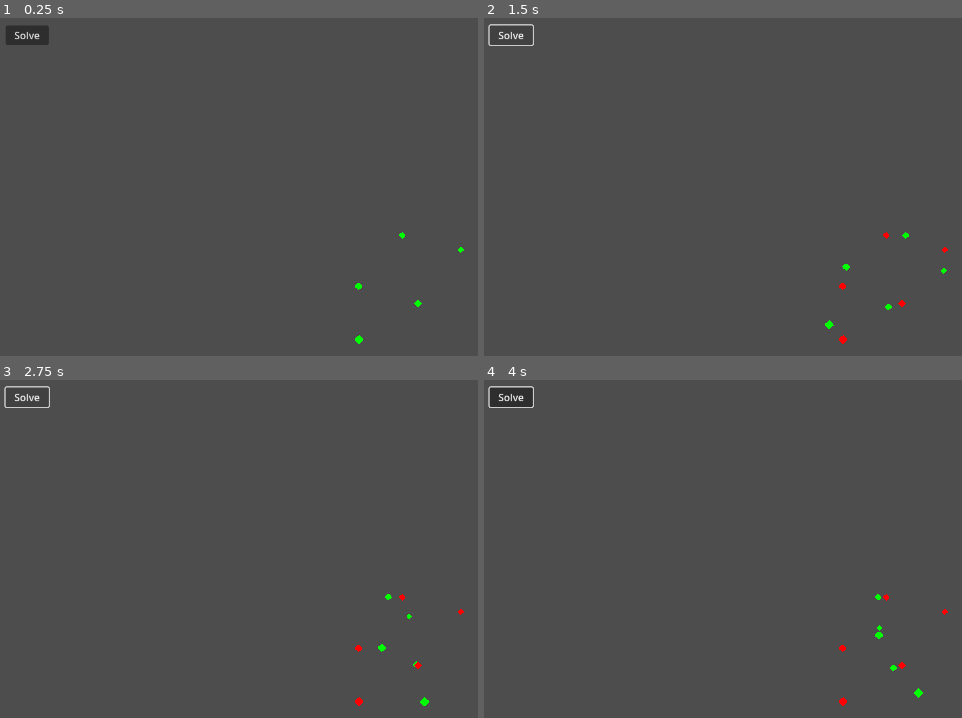
Above: before the commit, frames 1-4 (two rows, left to right).
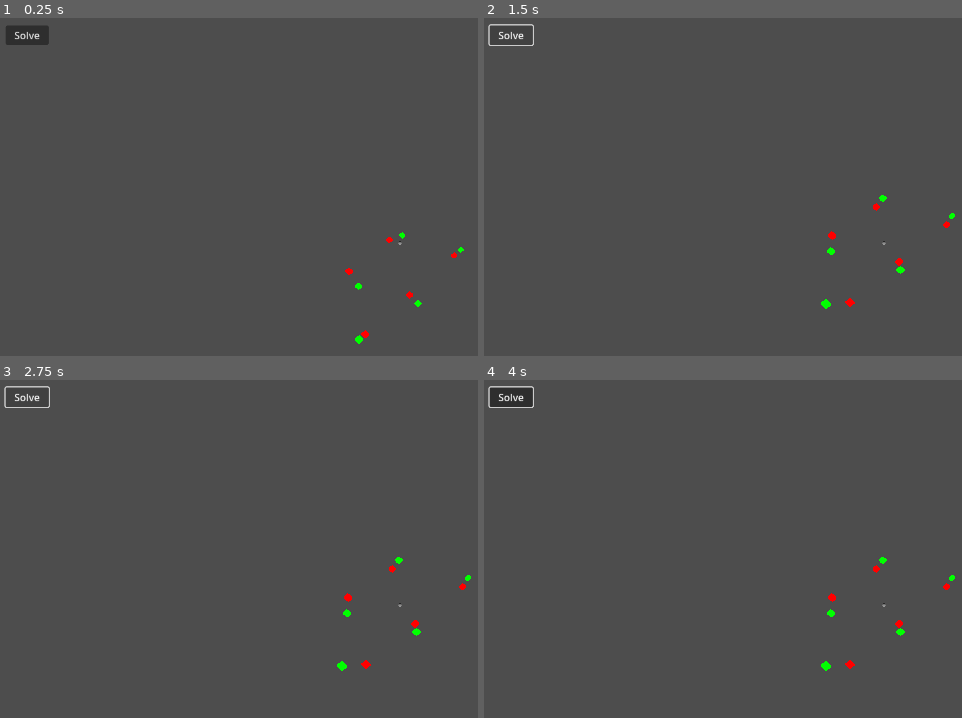
Above: after the commit, the same moments.

Repository: b6462/ComputerAnimationPlayground
Game: Godot game, scene res://Kabsch/Kabsch.tscn
Two runs of this game, one before a commit and one after it. Both use one fixed random seed, a clock stepped at 60 frames per second and the inputs below.
Inputs (mouse positions are in pixels of both pictures, inside the frame that each line leads up to):
- Up to frame 1 (0.25 s): no input
- Up to frame 2 (1.5 s): click "Solve" at 0.5 s; click "Solve" at 1.25 s
- Up to frame 3 (2.75 s): click "Solve" at 2 s
- Up to frame 4 (4 s): tap Enter at 2.75 s; move the mouse to (outside the picture) at 2.77 s; click (outside the picture) at 2.92 s; tap Space at 3.5 s; drag from (723, 626) to (842, 694) at 3.52 s

The runs differ from the first frame. In frame 1, 0.1% of the frame differs, in the area x 72-96%, y 64-95%; in frame 2, 0.5%; in frame 3, 0.5%; in frame 4, 0.5%, in the area x 70-99%, y 52-97%.

Commit message:
Implemented complete Kabsch solver

Diff:
--- a/Kabsch/Kabsch.tscn
+++ b/Kabsch/Kabsch.tscn
@@ -9,6 +9,8 @@
 [sub_resource type="Environment" id="Environment_dsu2o"]
 
 [sub_resource type="CameraAttributesPractical" id="CameraAttributesPractical_w20x6"]
+
+[sub_resource type="SphereMesh" id="SphereMesh_l52dq"]
 
 [node name="Node3D" type="Node3D"]
 script = ExtResource("1_2r03f")
@@ -34,4 +36,7 @@
 offset_bottom = 32.0
 text = "Solve"
 
+[node name="MeshInstance3D" type="MeshInstance3D" parent="."]
+mesh = SubResource("SphereMesh_l52dq")
+
 [connection signal="pressed" from="CanvasLayer/Button" to="." method="_on_solve_button_pressed"]
--- a/Kabsch/Kabsch_01.gd
+++ b/Kabsch/Kabsch_01.gd
@@ -10,7 +10,7 @@
 var tgt_point_count = src_point_count
 
 var point_sparseness = 20
-var cloud_likeliness = 1
+var cloud_likeliness = 0.8
 
 var rng = RandomNumberGenerator.new()
 
@@ -39,7 +39,8 @@
 		var tmp_point = Node3D.new()
 		tmp_point.name = "src_point_" + str(i)
 		tmp_point.position = random_pos(point_sparseness)
-		src_root.add_child(tmp_point)
+		#src_root.add_child(tmp_point)
+		add_child(tmp_point)
 		tmp_pt_list.append(tmp_point)
 		var tmp_sphere = make_debug_sphere(1.0, g_mat)
 		tmp_point.add_child(tmp_sphere)
@@ -54,13 +55,14 @@
 	for i in range(tgt_point_count):
 		var tmp_point = Node3D.new()
 		tmp_point.name = "tgt_point_" + str(i)
-		if i < len(src_points) and likeliness > 0:
+		if likeliness > 0:
 			# If target point cloud has less point than source, use source position with jitter
 			tmp_point.position = src_points[i].position*likeliness + random_pos(point_sparseness*(1-likeliness))
 		else:
 			# If cannot find corresponding source point, create point randomly
 			tmp_point.position = random_pos(point_sparseness)
-		tgt_root.add_child(tmp_point)
+		#tgt_root.add_child(tmp_point)
+		add_child(tmp_point)
 		tmp_pt_list.append(tmp_point)
 		var tmp_sphere = make_debug_sphere(1.0, r_mat)
 		tmp_point.add_child(tmp_sphere)
@@ -108,17 +110,13 @@
 	print("covariance:" + str(covariance))
 	# Third, acquire polar decomposition of matrix
 	var curQuaternion = Quaternion(0,0,0,1)
-	var quatBasis := Basis(curQuaternion)
-	var iterations = 100
+	var iterations = 20
 	for iter in range(0, iterations):
-		quatBasis = Basis(curQuaternion)
+		var quatBasis := Basis(curQuaternion)
 		print("Quat basis:" + str(quatBasis))
-		var omegaDenom = abs((quatBasis.x).dot(covariance[0])
-		+ (quatBasis.y).dot(covariance[1])
-		+ (quatBasis.z).dot(covariance[2])+0.00000001)
-		var omega:Vector3 = (quatBasis.x).cross(covariance[0])
-		+ (quatBasis.y).cross(covariance[1])
-		+ (quatBasis.z).cross(covariance[2])
+		# NOTE: Do not split the following long lines into multi-line like python, gdscript does not support it.
+		var omegaDenom = abs((quatBasis.x).dot(covariance[0]) + (quatBasis.y).dot(covariance[1]) + (quatBasis.z).dot(covariance[2])) + 0.00000001
+		var omega:Vector3 = (quatBasis.x).cross(covariance[0]) + (quatBasis.y).cross(covariance[1]) + (quatBasis.z).cross(covariance[2])
 		#print("omegaDenom:" + str(omegaDenom))
 		#print("omega:" + str(omega))
 		omega /= omegaDenom
@@ -128,10 +126,12 @@
 			break
 		#print(w)
 		#print(omega.normalized())
-		print("=====")
-		curQuaternion = Quaternion(omega/w, w) *curQuaternion
-		#curQuaternion = curQuaternion.normalized()
+		#print("=====")
+		curQuaternion = Quaternion(omega.normalized(), w) * curQuaternion
+		curQuaternion = curQuaternion.normalized()
 	print(curQuaternion)
+	print(curQuaternion.get_euler())
+	print(curQuaternion.get_angle())
 
 	# Now we apply all transforms
 	# We rotate the src_points data, as they are already mean-centered
@@ -139,7 +139,8 @@
 		src_points_mean_pos[i] = curQuaternion * src_points_mean_pos[i]
 	# Then we set the actual position of these points, by adding the delta value back to it
 	for i in range(0, len(src_points)):
-		src_points[i].position = src_points_mean_pos[i] + tgt_center_delta
+		src_points[i].position = src_points_mean_pos[i]# + tgt_center_delta
+		tgt_points[i].position = tgt_points_mean_pos[i]
 
 
 # Called when the node enters the scene tree for the first time.
Not shown: 1 places in Kabsch/Kabsch.tscn that only renumber resources
